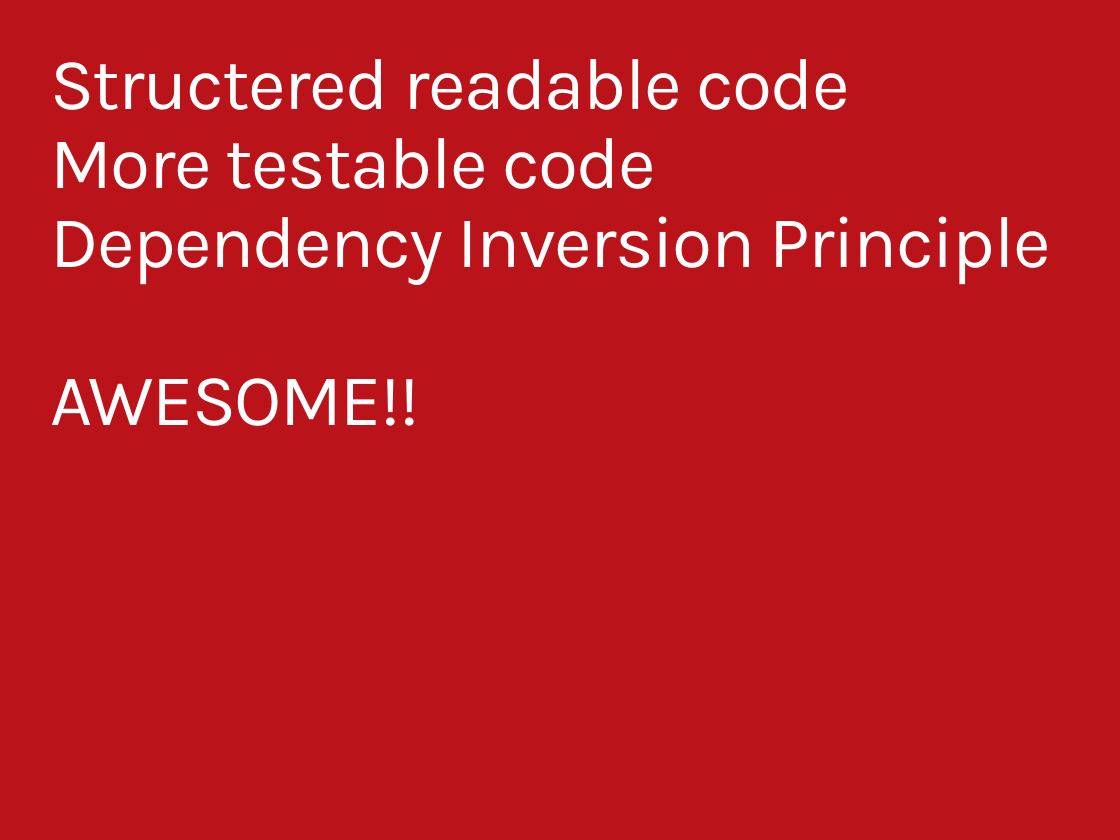
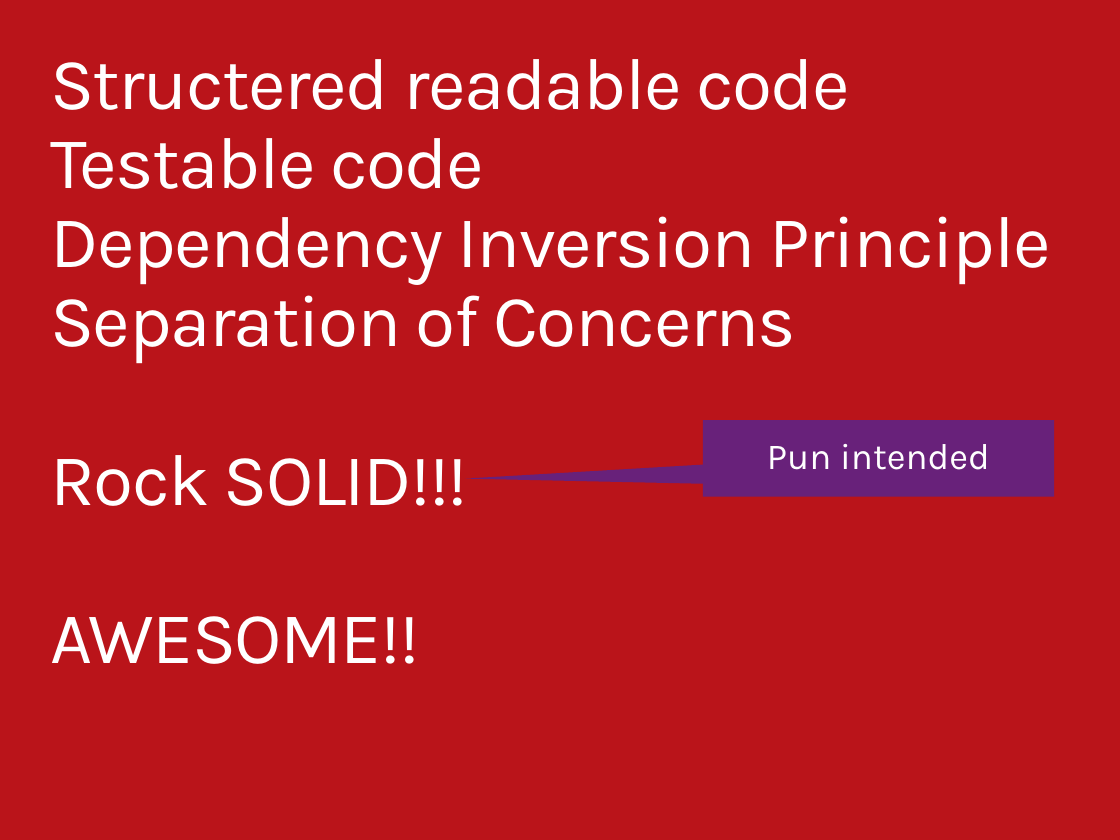
Before and after one commit to ondfisk/BDSA2016, a slide deck: slide 4 of Slides/Lecture05.pptx. Drawn at 1120x840 pixels with LibreOffice and Linux fonts; fonts in the diff are those of the drawing. Boxes give left, top, right and bottom in pixels: in the first picture for what was removed or moved away, otherwise in the second. Text is boxed around its words. In the diff, an @@ line names an element or a change of style, - is before the commit and + after.

```diff
--- a/Slides/Lecture05.pptx
+++ b/Slides/Lecture05.pptx
@@ title at bbox=[50, 59, 1051, 664]: text changed @@
-Structered readable code
-More testable code
-Dependency Inversion Principle
-AWESOME!!
+Structered readable code
+Testable code
+Dependency Inversion Principle
+Separation of Concerns
+Rock SOLID!!!
+AWESOME!!
@@ speech box added at bbox=[703, 419, 1054, 496], fill #68217A, 24 pt, text #FFFFFF @@
+Pun intended
```
Also in this commit, not shown: 18 slides added, 1 slide removed, 14 other files.
